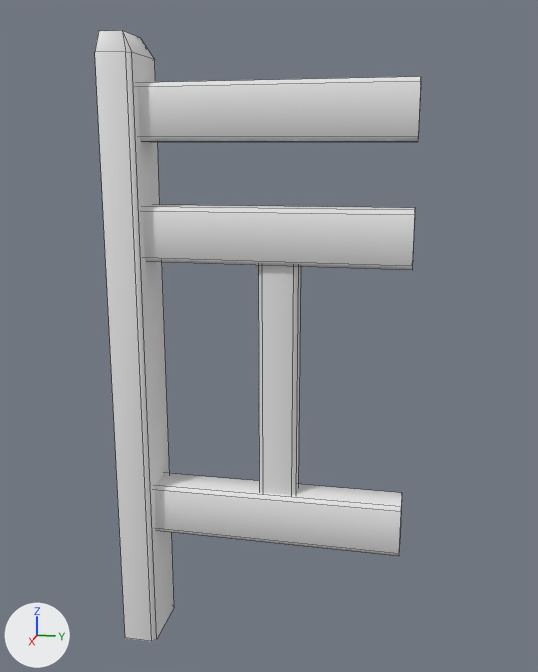
The OBJ model Assets/Decoratipns/Fences/fence6_linked.obj, before and after one commit.
Before and after are seen from a 50 mm lens placed at (1.216, 0.008, 0.889), pointed at (-0.011, -0.237, 0.583). The axes (+X, +Y, +Z) are drawn at lower left. The lights are the same throughout. Mesh edges are drawn as thin lines. Where no turn or scale is listed for an object, it has been applied to the vertices.

The scene before the commit, as lines of its bpy script (objects in view):
```python
me_fence6_linked_cube_004 = bpy.data.meshes.new('fence6_linked_Cube.004')
me_fence6_linked_cube_004.from_pydata(...)  # 80 vertices, 52 faces; spans x -0.06..0.06, y -0.5..0.0, z 0.0..1.075
# before: 10 (-0.033, 0.0, 0.796) at pixel (414, 211), 11 (-0.028, 0.0, 0.803) at pixel (415, 207), 14 (0.028, 0.0, 0.803) at pixel (414, 210), 15 (0.033, 0.0, 0.796) at pixel (414, 215), 18 (-0.028, 0.0, 0.71) at pixel (412, 265)
# before: 19 (-0.033, 0.0, 0.717) at pixel (412, 260), 22 (0.033, 0.0, 0.717) at pixel (412, 266), 23 (0.028, 0.0, 0.71) at pixel (412, 270)
# before: 26 (-0.033, 0.0, 0.992) at pixel (420, 85), 27 (-0.028, 0.0, 0.999) at pixel (420, 80), 30 (0.028, 0.0, 0.999) at pixel (420, 76), 31 (0.033, 0.0, 0.992) at pixel (420, 81), 34 (-0.028, 0.0, 0.906) at pixel (418, 142)
# before: 35 (-0.033, 0.0, 0.913) at pixel (418, 137), 38 (0.033, 0.0, 0.913) at pixel (418, 136), 39 (0.028, 0.0, 0.906) at pixel (417, 141)
# before: 42 (-0.033, 0.0, 0.296) at pixel (401, 495), 43 (-0.028, 0.0, 0.303) at pixel (401, 492), 46 (0.028, 0.0, 0.303) at pixel (401, 506), 47 (0.033, 0.0, 0.296) at pixel (400, 511), 50 (-0.028, 0.0, 0.21) at pixel (399, 540)
# before: 51 (-0.033, 0.0, 0.217) at pixel (400, 535), 54 (0.033, 0.0, 0.217) at pixel (398, 553), 55 (0.028, 0.0, 0.21) at pixel (398, 556)
ob_fence6_linked_cube_004 = bpy.data.objects.new('fence6_linked_Cube.004', me_fence6_linked_cube_004)
ob_fence6_linked_cube_004.location = (0.0, 0.0, 0.0)
```
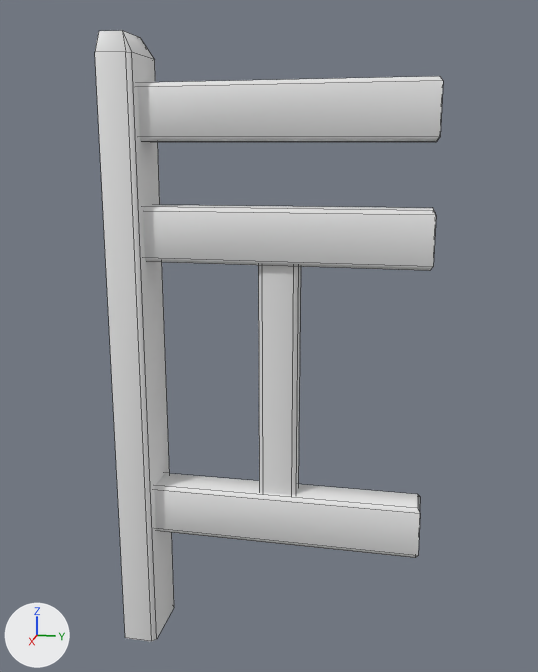
Commit message: More fences.

Changed parts and their boxes (x1, y1, x2, y2) in the pictures (538 x 672 px):
'fence6_linked_Cube.004', reshaped (7% wider): before (95, 30, 421, 642); after (95, 30, 443, 642)
part 1 of me_fence6_linked_cube_004, cut back: before (143, 205, 415, 270); after (143, 205, 436, 271)
part 2 of me_fence6_linked_cube_004, cut back: before (138, 76, 421, 142); after (138, 76, 443, 142)
part 3 of me_fence6_linked_cube_004, cut back: before (154, 473, 402, 556); after (154, 473, 420, 558)

Edits to the bpy script that builds the scene:
```text
Change me_fence6_linked_cube_004:
    where me_fence6_linked_cube_004.from_pydata(...)  # 80 vertices, 52 faces; spans x -0.06..0.06, y -0.5..0.0, z 0.0..1.075
    used by ob_fence6_linked_cube_004; location = (0.0, 0.0, 0.0)
    verts and faces of me_fence6_linked_cube_004; kept vertices keep their numbers, new ones are numbered from 80
    me_fence6_linked_cube_004 part 1
    add delete_faces([(10, 11, 14, 15), (18, 19, 22, 23), (10, 15, 22, 19)])
    add for i in [10, 15, 19, 22]: verts[i] += (0.0, 0.033, 0.0)
    add for i in [11, 14, 18, 23]: verts[i] += (0.0, 0.028, 0.0)
    me_fence6_linked_cube_004 part 2
    add delete_faces([(26, 27, 30, 31), (34, 35, 38, 39), (26, 31, 38, 35)])
    add for i in [26, 31, 35, 38]: verts[i] += (0.0, 0.033, 0.0)
    add for i in [27, 30, 34, 39]: verts[i] += (0.0, 0.028, 0.0)
    me_fence6_linked_cube_004 part 3
    add delete_faces([(42, 43, 46, 47), (50, 51, 54, 55), (42, 47, 54, 51)])
    add for i in [42, 47, 51, 54]: verts[i] += (0.0, 0.033, 0.0)
    add for i in [43, 46, 50, 55]: verts[i] += (0.0, 0.028, 0.0)
```
